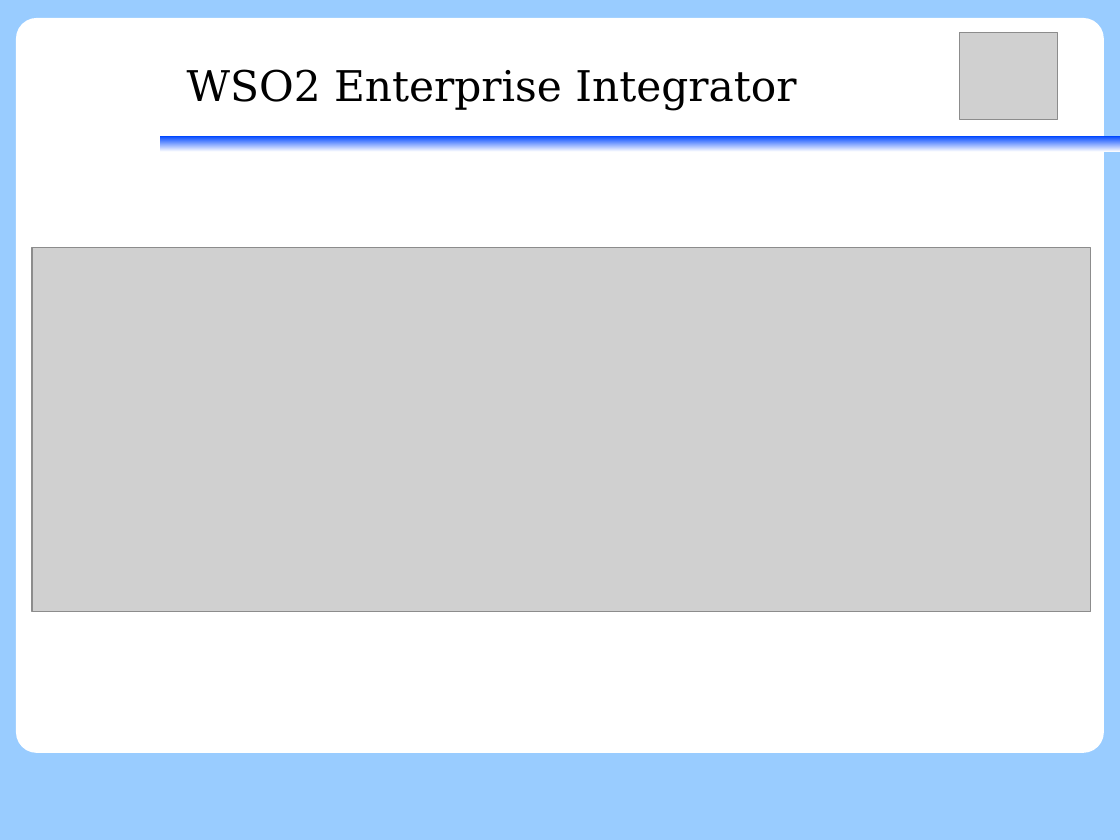
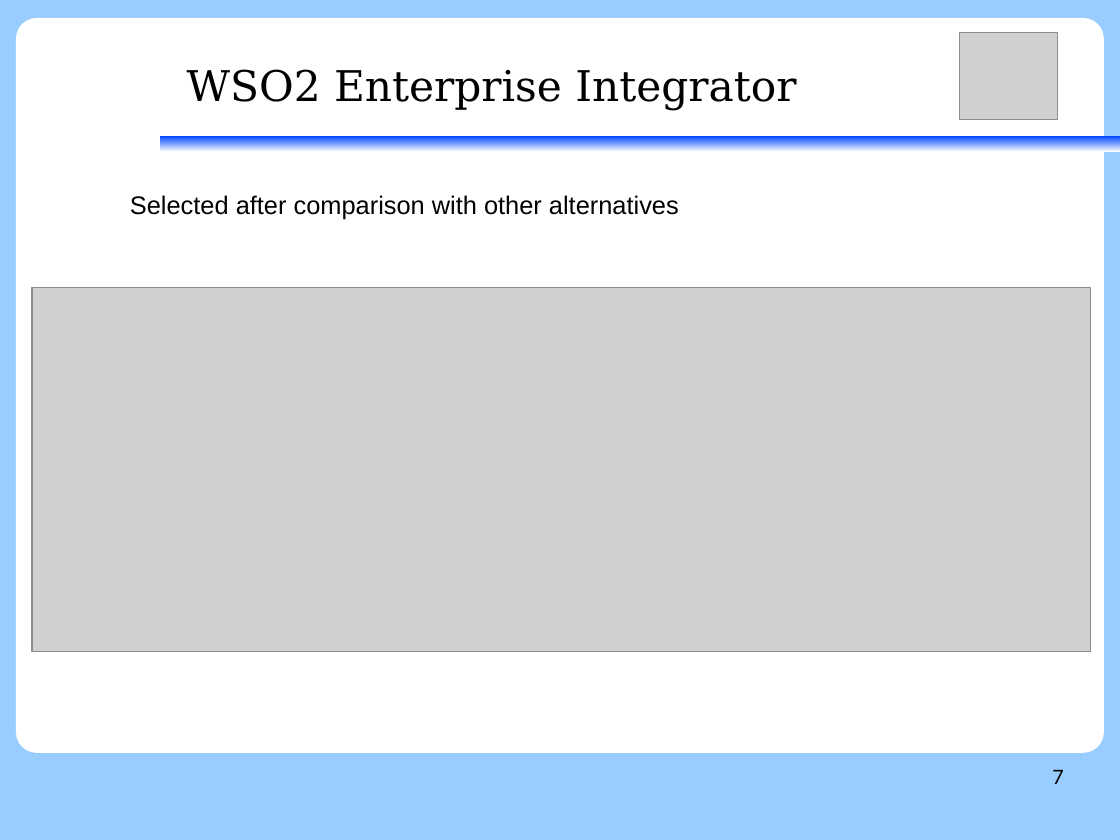
Before and after one commit to ramarijm/stageAI, a slide deck: slide 7 of presentation_ai.odp (slide 6 before the commit). Drawn at 1120x840 pixels with LibreOffice and Linux fonts; fonts in the diff are those of the drawing; grey boxes stand for pictures. Boxes give left, top, right and bottom in pixels: in the first picture for what was removed or moved away, otherwise in the second. Text is boxed around its words. In the diff, an @@ line names an element or a change of style, - is before the commit and + after.

```diff
--- a/presentation_ai.odp
+++ b/presentation_ai.odp
@@ text added at [130,195,679,219], 18 pt, text #000000 @@
+Selected after comparison with other alternatives
@@ picture: place and size @@
-picture at [32,248,1091,612]
+picture at [32,288,1091,651]
@@ page number added at [1052,770,1063,784], 14 pt, text #000000 @@
+7
```
Also in this commit, not shown: 13 other slides changed, 9 slides added, 1 slide removed.
